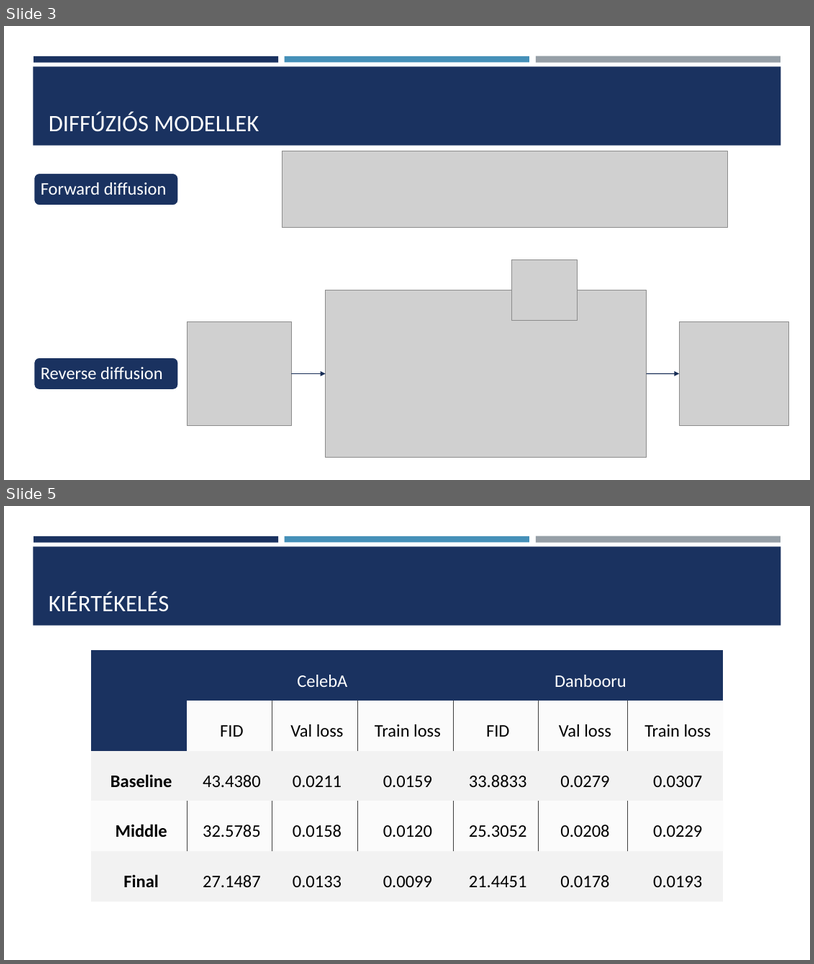
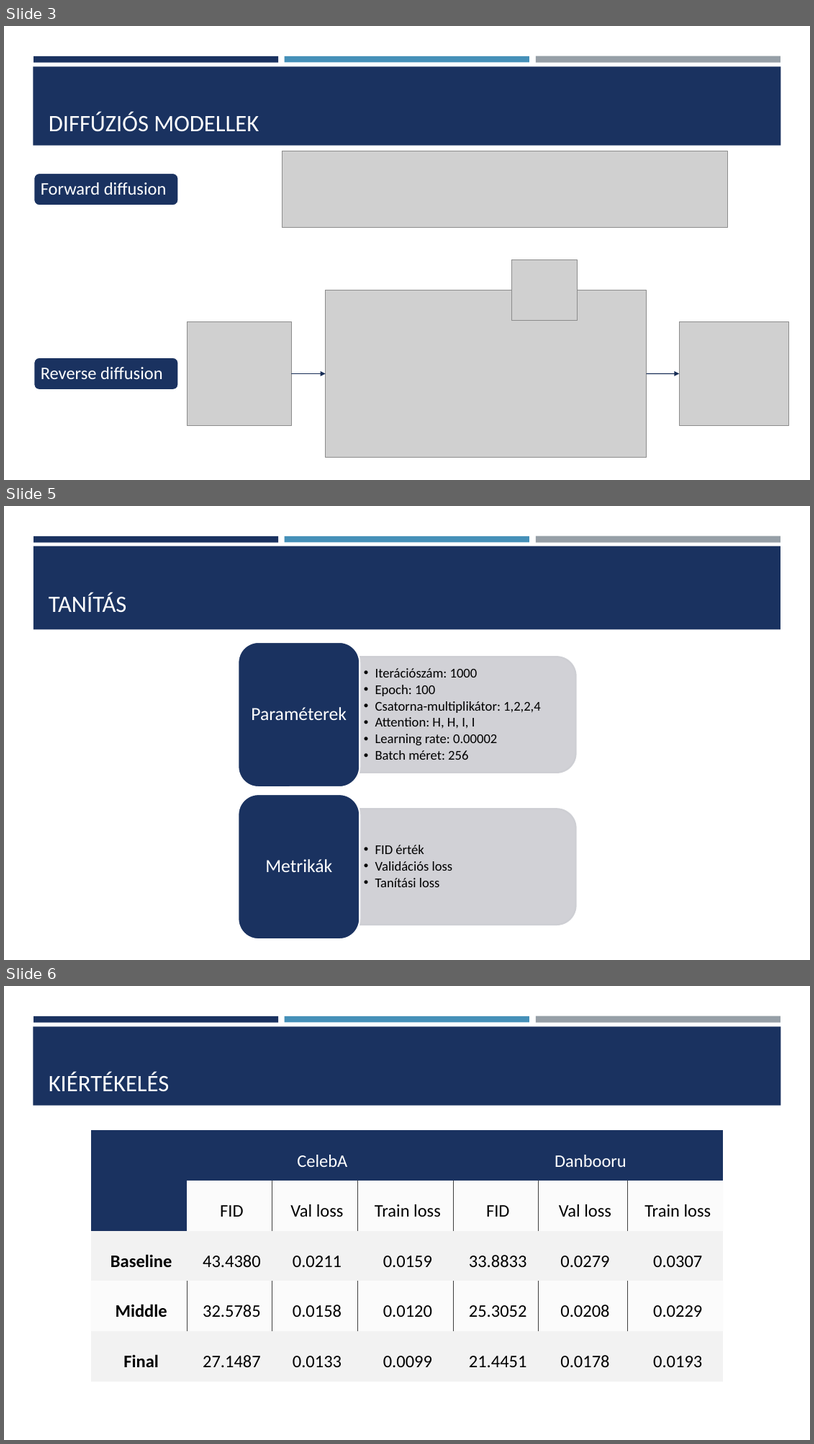
Before and after one commit to ZsZs88/DL-hf, a slide deck: HF-ppt.pptx. Shown one above the other, each under a label of ours: slides 3 and 5 before the commit, slides 3, 5 and 6 after it; the slides between them are not shown. The pictures are 814x964 and 814x1444 pixels, drawn with LibreOffice and Linux fonts; fonts in the diff are those of the drawing; grey boxes stand for pictures. Boxes give left, top, right and bottom in pixels: in the first picture for what was removed or moved away, otherwise in the second. Text is boxed around its words. In the diff, an @@ line names an element or a change of style, - is before the commit and + after.

Commit message:
ppt-final

```diff
--- a/HF-ppt.pptx
+++ b/HF-ppt.pptx
@@ slide 5 added at [4, 506, 810, 960], background #FFFFFF; not listed: 3 template elements that a slide beside it also shows @@
@@ rectangle added at [34, 546, 782, 629], fill #1A3260 @@
@@ title added at [49, 592, 127, 613], 28 pt, text #FFFFFF @@
+TANÍTÁS
@@ group added at [238, 642, 576, 939]: 4 texts, 2 round same rects, 2 rounded rectangles @@
+  • Iterációszám: 1000
+  • Epoch: 100
+  • Csatorna-multiplikátor: 1,2,2,4
+  • Attention: H, H, I, I
+  • Learning rate: 0.00002
+  • Batch méret: 256
+Paraméterek
+  • FID érték
+  • Validációs loss
+  • Tanítási loss
+Metrikák
@@ what was slide 5 is now slide 6 @@
```
Also in this commit, not shown: 1 slide changed, 1 other slide added.
